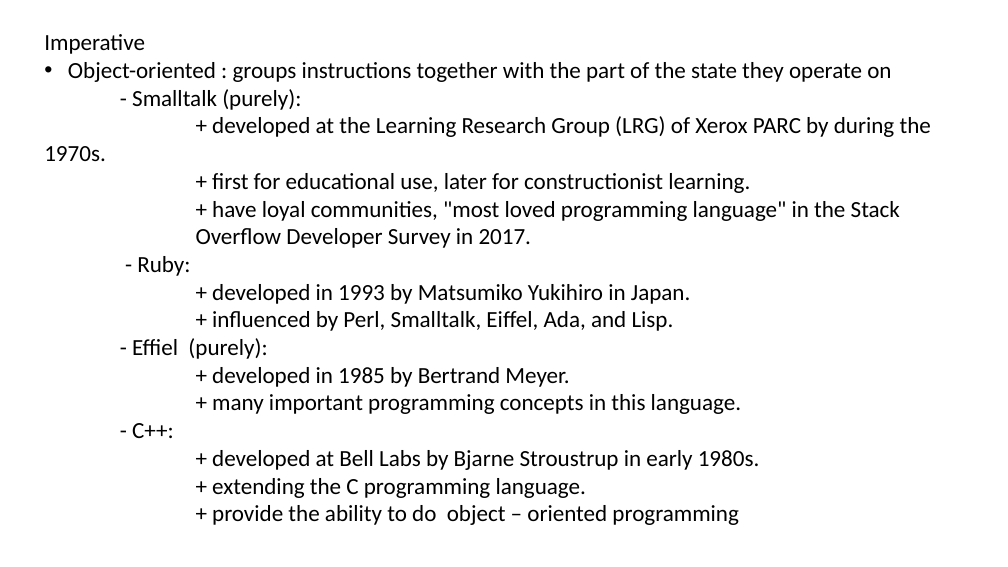
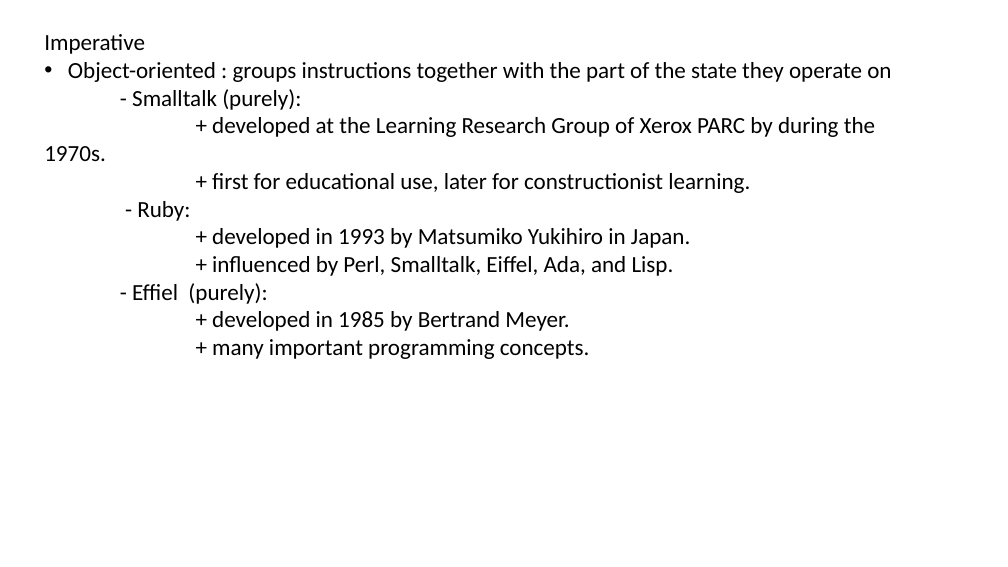
Before and after one commit to nch2698/CS-210, a slide deck: slide 3 of categories.pptx (slide 4 before the commit). Drawn at 1008x567 pixels with LibreOffice and Linux fonts; fonts in the diff are those of the drawing. Boxes give left, top, right and bottom in pixels: in the first picture for what was removed or moved away, otherwise in the second. Text is boxed around its words. In the diff, an @@ line names an element or a change of style, - is before the commit and + after.

```diff
--- a/categories.pptx
+++ b/categories.pptx
@@ text at (44, 117, 875, 161): text changed @@
-+ developed at the Learning Research Group (LRG) of Xerox PARC by during the 1970s.
++ developed at the Learning Research Group of Xerox PARC by during the 1970s.
@@ text at (196, 201, 900, 248): paragraphs removed @@
-+ have loyal communities, "most loved programming language" in the Stack
-Overflow Developer Survey in 2017.
@@ text at (212, 339, 590, 359): text changed @@
-+ many important programming concepts in this language.
-- C++:
-+ developed at Bell Labs by Bjarne Stroustrup in early 1980s.
-+ extending the C programming language.
-+ provide the ability to do object – oriented programming
++ many important programming concepts.
```
Also in this commit, not shown: 4 other slides changed, 1 slide added, 2 slides removed.
